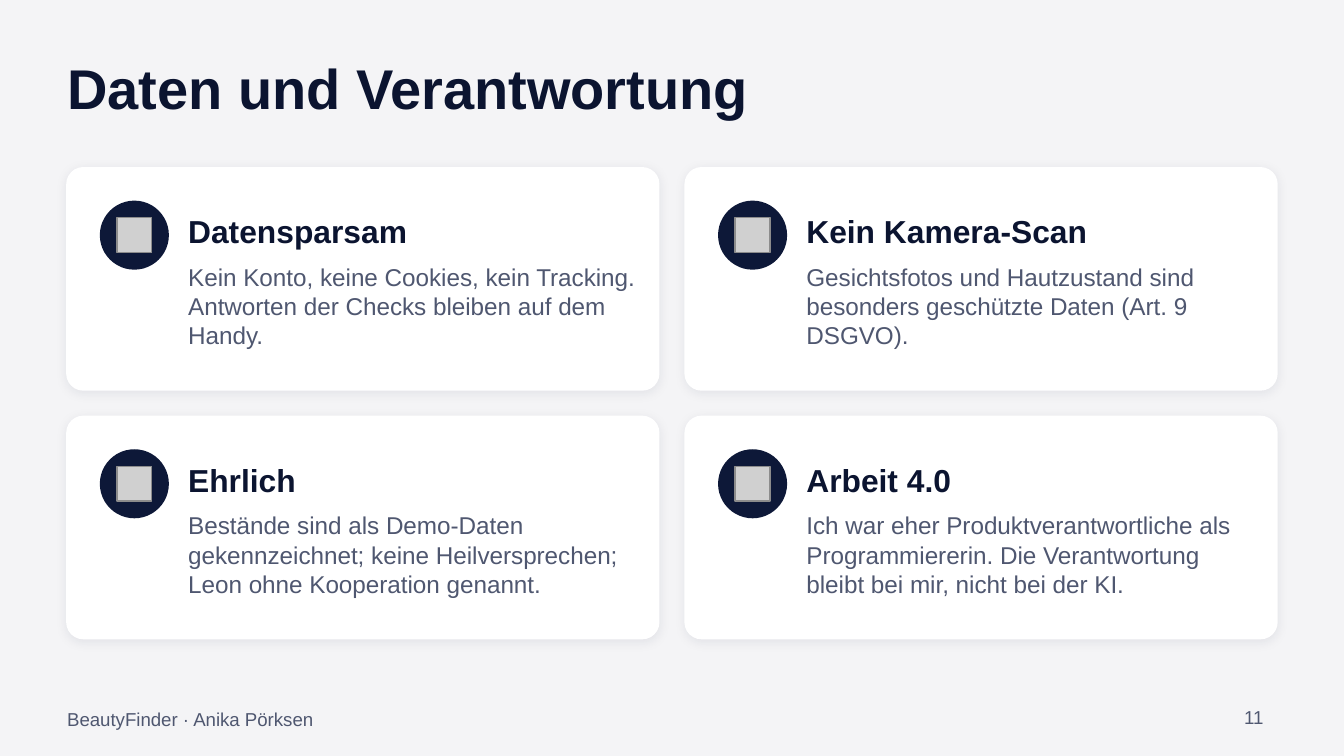
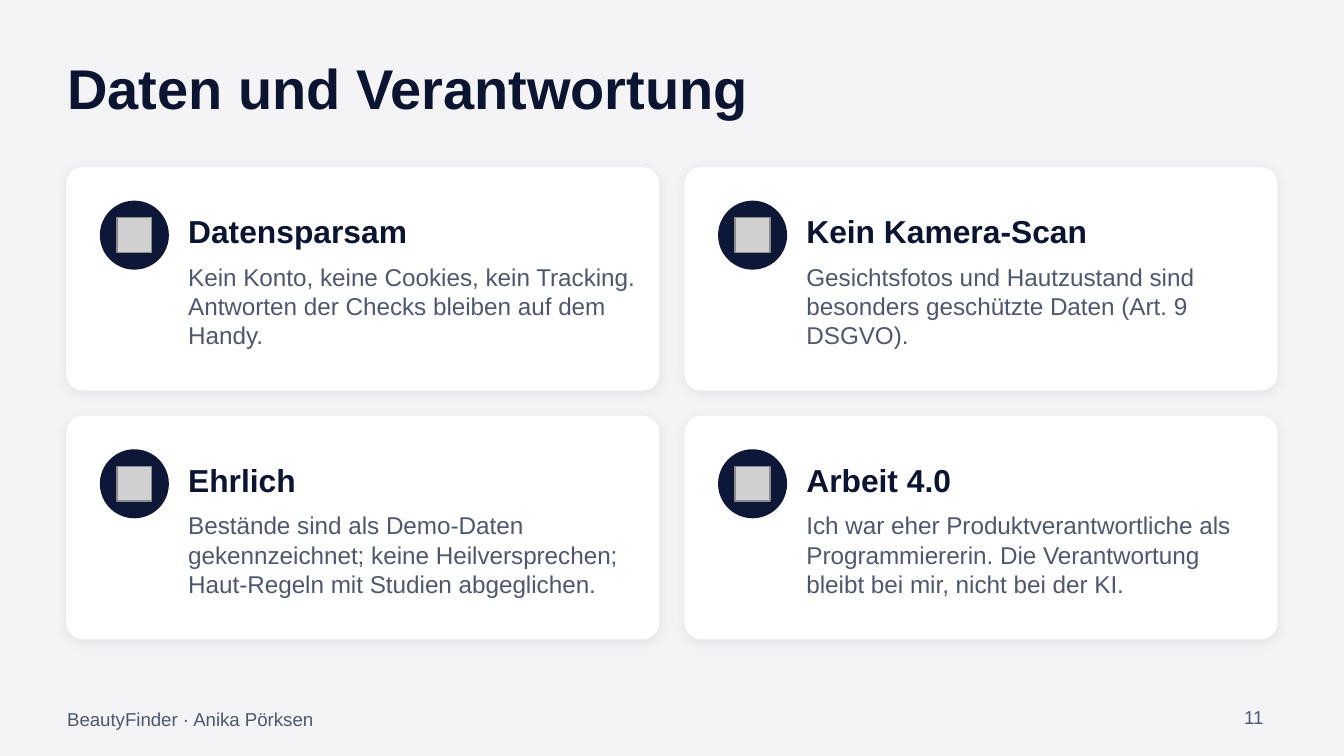
Before and after one commit to anikaprksn/Digitale-WElten, a slide deck: slide 11 of abgabe/Praesentation_BeautyFinder.pptx. Drawn at 1344x756 pixels with LibreOffice and Linux fonts; fonts in the diff are those of the drawing; grey boxes stand for pictures. Boxes give left, top, right and bottom in pixels: in the first picture for what was removed or moved away, otherwise in the second. Text is boxed around its words. In the diff, an @@ line names an element or a change of style, - is before the commit and + after.

```diff
--- a/abgabe/Praesentation_BeautyFinder.pptx
+++ b/abgabe/Praesentation_BeautyFinder.pptx
@@ text at (188,516,618,598): text changed @@
-Bestände sind als Demo-Daten gekennzeichnet; keine Heilversprechen; Leon ohne Kooperation genannt.
+Bestände sind als Demo-Daten gekennzeichnet; keine Heilversprechen; Haut-Regeln mit Studien abgeglichen.
```
Also in this commit, not shown: 1 other slide changed, 2 other files.
